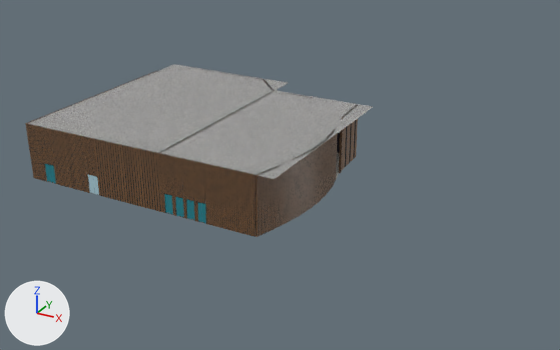
The glTF model public/models/diplomatic_hall.glb: old version first, new version second.
The view is the same before and after, from a camera (50 mm lens) standing at (67.9, -61.4, 38.3) and looking at (27.5, 12.0, 1.6). The axes (+X, +Y, +Z) are drawn at lower left. The lights are the same throughout. The picture after the commit comes second. Where no turn or scale is listed for an object, it has been applied to the vertices. Vertices at exactly the same position are counted once.

Before the edit, the objects in view are built like this:
```python
ob_corridor_floor = bpy.data.objects.new('Corridor_Floor', me_corridor_floor)
ob_corridor_floor.location = (0.0, 0.0, 0.0)
ob_door_leaves = bpy.data.objects.new('Door_Leaves', me_door_leaves)
ob_door_leaves.location = (0.0, 0.0, 0.0)
ob_venue_ceiling = bpy.data.objects.new('Venue_Ceiling', me_venue_ceiling_mesh)
ob_venue_ceiling.location = (0.0, 0.0, 0.0)
ob_venue_foyer = bpy.data.objects.new('Venue_Foyer', me_foyer_set)
ob_venue_foyer.location = (0.0, 0.0, 0.0)
ob_venue_walls = bpy.data.objects.new('Venue_Walls', me_cube_057)
ob_venue_walls.location = (20.27, -0.03, 0.05)
# me_venue_ceiling_mesh
# before: 1 (19.3, 0.0, 7.0) at pixel (158, 153), 4 (33.5, 0.0, 7.0) at pixel (274, 179), 5 (33.5, 25.5, 7.0) at pixel (373, 106), 6 (19.3, 25.5, 7.0) at pixel (274, 90)
```
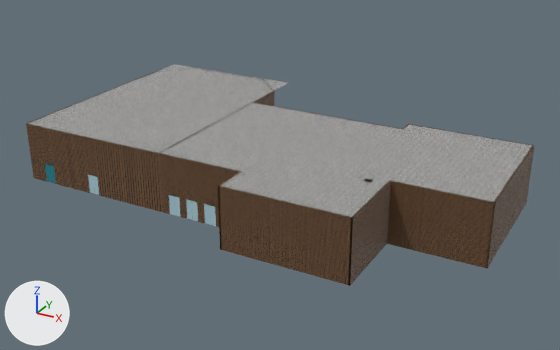
Where the newer file only moved an object's origin or applied its transform, the numbers keep the older frame.

What differs and where, as boxes (x1, y1, x2, y2) in the pictures (560 x 350 px; the box of a moved part takes in the faces that stretch with it):
'Venue_Walls', reshaped (52% wider, 29% taller): before (25, 68, 358, 237); after (26, 68, 534, 286)
'Lobby_Ceiling', added: after (160, 103, 533, 217)
'Venue_Ceiling', reshaped (25% narrower, 22% shorter): before (27, 64, 373, 179); after (28, 64, 288, 153)
'Corridor_Floor', deleted: before (336, 153, 339, 178)
part 1 of me_venue_ceiling_mesh, deleted: before (161, 90, 373, 179)
part 2 of me_door_leaves, moved or reshaped: before (186, 199, 191, 219); after (174, 196, 181, 217)
part 3 of me_door_leaves, moved or reshaped: before (179, 198, 184, 218); after (186, 199, 193, 220)
part 4 of me_door_leaves, added: after (204, 204, 210, 224)
part 5 of me_door_leaves, added: after (210, 205, 216, 226)
part 6 of me_door_leaves, deleted: before (164, 193, 206, 223)
part 7 of me_door_leaves, moved or reshaped: before (165, 194, 206, 222); after (169, 195, 198, 221)
part 8 of me_foyer_set, deleted (mostly hidden): before (337, 132, 340, 153)
part 9 of me_cube_057, added: after (364, 178, 372, 183)
part 10 of me_cube_057, added: after (218, 103, 534, 286)
part 11 of me_cube_057, deleted: before (169, 92, 358, 237)
part 12 of me_cube_057, moved or reshaped: before (94, 118, 256, 237); after (94, 139, 241, 227)
part 13 of me_cube_057, moved or reshaped: before (25, 68, 273, 193); after (26, 68, 274, 193)

What changed in the scene script:
```text
Change me_door_leaves:
    remove me_door_leaves.from_pydata(...)  # 376 vertices, 564 faces; spans x -0.1..25.2, y -0.1..20.0, z 0.0..2.7
    add me_door_leaves.from_pydata(...)  # 360 vertices, 540 faces; spans x -0.1..38.8, y -0.1..20.0, z 0.0..2.7
    me_door_leaves part 2: the loose piece of 8 vertices spanning x 22.7..23.2, y 0.0, z 0.0..2.3 is moved by (-1.5, 0.0, 0.0), in mat_mat_door_glass (cyan #b8dce8)
    me_door_leaves part 3: the loose piece of 8 vertices spanning x 21.7..22.2, y 0.0, z 0.0..2.3 is moved by (1.0, 0.0, 0.0), in mat_mat_door_glass (cyan #b8dce8)
    me_door_leaves part 4: a new loose piece, a box spanning x 24.92..25.64, y -0.03..0.03, z 0.0..2.34, in mat_mat_door_glass (cyan #b8dce8)
    me_door_leaves part 5: a new loose piece, a box spanning x 25.66..26.38, y -0.03..0.03, z 0.0..2.34, in mat_mat_door_glass (cyan #b8dce8)
    me_door_leaves part 6: 12 loose pieces with 96 vertices, spanning x 19.8..25.1, y -0.1..0.1, z 0.0..2.7, are deleted
    me_door_leaves part 7: 4 vertices moved from x 20.7, y 0.0..0.1, z 1.0 to x 21.0, y 0.0..0.1, z 1.0; 28 vertices removed from x 19.8..25.2, y -0.1..0.1, z 0.0..2.4; 20 vertices added at x 21.0..25.6, y -0.1..0.1, z 0.0..2.4
    other edits to the shape of me_door_leaves do not show in these pictures
Change me_venue_ceiling_mesh:
    verts and faces of me_venue_ceiling_mesh; kept vertices keep their numbers, new ones are numbered from 7
    remove me_venue_ceiling_mesh.from_pydata(...)  # 7 vertices, 4 faces; spans x 0.0..33.5, y 0.0..29.5, z 7.0
    add me_venue_ceiling_mesh.from_pydata(...)  # 4 vertices, 2 faces; spans x 0.0..19.3, y 0.0..29.5, z 7.0
    me_venue_ceiling_mesh part 1
    add delete_vertices([4, 5, 6])  # with the faces that use them
Change me_foyer_set:
    remove me_foyer_set.from_pydata(...)  # 5149 vertices, 9773 faces; spans x 4.1..32.0, y 0.4..25.1, z 0.0..4.2
    add me_foyer_set.from_pydata(...)  # 4940 vertices, 9142 faces; spans x 4.1..42.8, y -2.5..19.6, z 0.0..6.1
    me_foyer_set part 8: 73 loose pieces with 2622 vertices, spanning x 18.7..31.8, y 0.7..25.1, z 0.0..4.2, are deleted
    other edits to the shape of me_foyer_set do not show in these pictures
    remove me_foyer_set.materials.append(mat_mat_truss)  # light grey #c4c8d0
    add me_foyer_set.materials.append(mat_mat_arch_navy)  # dark blue #1c3461
    add me_foyer_set.materials.append(mat_mat_foam)  # white #f5f5f2
Change me_cube_057:
    remove me_cube_057.from_pydata(...)  # 488 vertices, 876 faces; spans x -20.5..13.1, y -0.1..29.3, z 0.0..6.9
    add me_cube_057.from_pydata(...)  # 371 vertices, 636 faces; spans x -20.4..33.8, y -4.1..29.3, z 0.0..6.9
    me_cube_057 part 9: a new loose piece, a box spanning x 21.11..21.92, y 3.82..4.62, z -0.05..6.95, in mat_mat_acoustic_wall
    me_cube_057 part 10: a new loose piece of 51 vertices spanning x -1.0..33.8, y -4.1..21.7, z 0.0..6.9, in mat_mat_acoustic_wall
    me_cube_057 part 11: 9 loose pieces with 164 vertices, spanning x -1.8..13.1, y 0.0..25.3, z 0.0..6.9, are deleted
    me_cube_057 part 12: 35 vertices moved from x -1.0..5.0, y -0.1..13.1, z 0.0..6.9 to x -1.0..8.4, y -0.1..13.1, z 0.0..6.9; 31 vertices removed from x -1.0..11.0, y -0.1..13.1, z 0.0..6.9; 19 vertices added at x -1.0..9.3, y -0.1..13.1, z 0.0..6.9
    me_cube_057 part 13: 28 vertices moved from x -20.5..-0.8, y -0.1..29.3, z 0.0..6.9 to x -20.4..-0.9, y -0.1..29.3, z 0.0..6.9; 9 vertices removed from x -20.5..-5.0, y 25.2..29.3, z 0.0..6.9; 9 vertices added at x -20.3..-4.9, y 25.3..29.3, z 0.0..6.9
Remove ob_corridor_floor:
    ob_corridor_floor = bpy.data.objects.new('Corridor_Floor', me_corridor_floor)
Add ob_lobby_ceiling:
    ob_lobby_ceiling = bpy.data.objects.new('Lobby_Ceiling', me_lobby_ceiling)  # 10 vertices, 8 faces; spans x 19.3..54.0, y -4.0..21.6, z 7.0
    ob_lobby_ceiling.location = (0.0, 0.0, 0.0)
```
